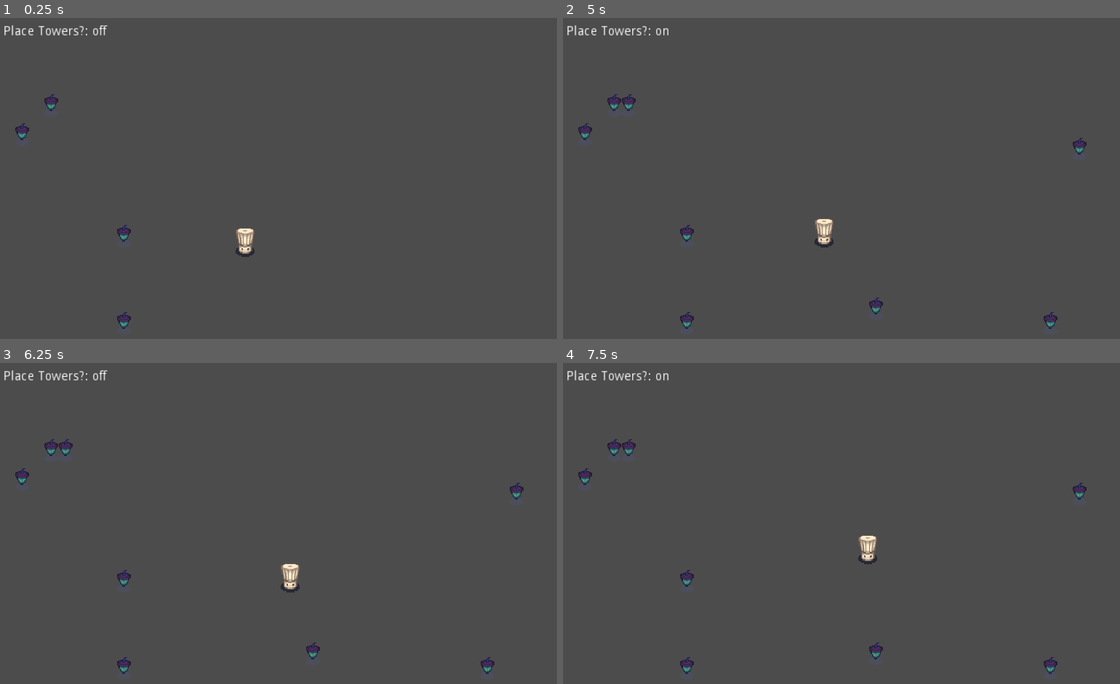
Above: before the commit, frames 1-4 (two rows, left to right).
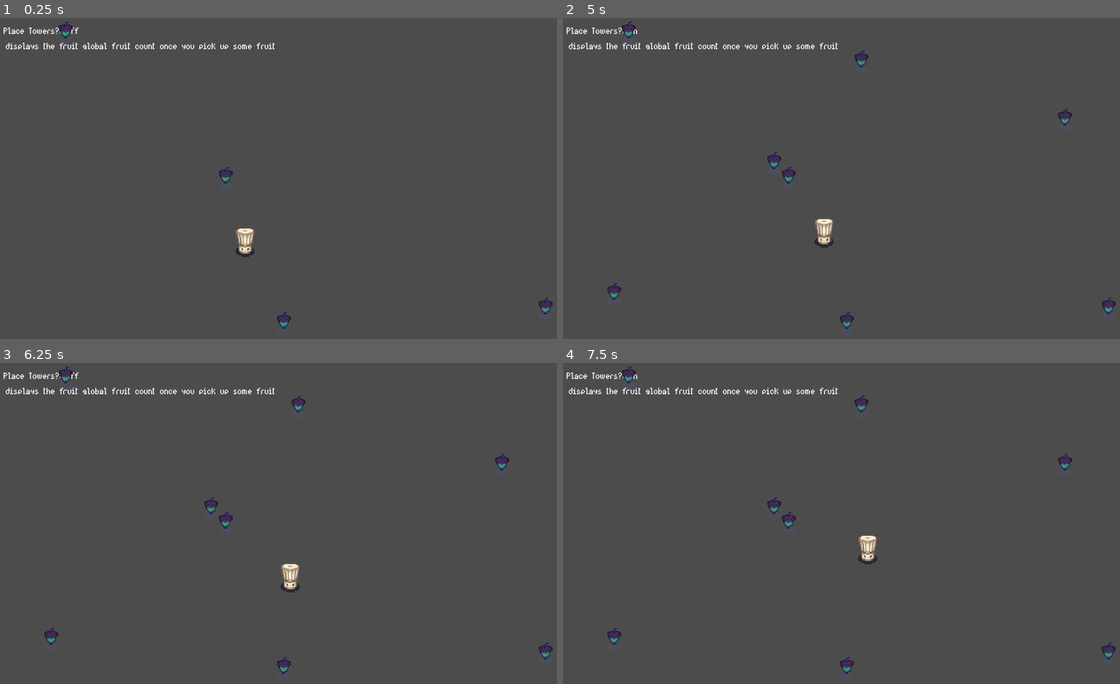
Above: after the commit, the same moments.

Repository: MageTrash/gdg-tangy-towers
Game: Godot game, scene res://Scenes/Maps/TestingScene.tscn
Same seed, same stepped clock (60 frames per second), same inputs: the game is played once before the commit and once after it.
Inputs:
- Up to frame 1 (0.25 s): no input
- Up to frame 2 (5 s): tap E at 0.5, 1.25, 1.35, 2, 2.75, 2.85, 3.5, 4.25, 4.35 s; hold D (move_right) 0.53-1.28 s; hold Shift (move_slow) 0.53-1.28 s; tap Space at 0.77, 1.52, 3.02, 3.77, 4.52 s; hold S (move_down) 1.28-2.03 s; hold D (move_right) 2.03-2.78 s; hold Shift (move_slow) 2.03-2.78 s; hold W (move_up) 2.78-3.53 s; hold Shift (move_slow) 3.53-4.28 s; hold A (move_left) from 3.53 s (still down)
- Up to frame 3 (6.25 s): release A (move_left) at 5.03 s; hold S (move_down) 5.03-5.78 s; hold Shift (move_slow) 5.03-5.78 s; hold D (move_right) from 5.78 s (still down); tap E at 5.85 s; tap Space at 6.02 s
- Up to frame 4 (7.5 s): release D (move_right) at 6.53 s; hold W (move_up) 6.53-7.28 s; hold Shift (move_slow) 6.53-7.28 s; tap Space at 6.77 s; hold D (move_right) from 7.28 s (still down); tap E at 7.35 s

The runs differ from the first frame. In frame 1, 1.3% of the frame differs, in the area x 0-100%, y 1-97%; in frame 2, 1.9%; in frame 3, 1.9%; in frame 4, 1.9%.

Commit message:
add a visual count for fruit counters

Diff:
--- a/src/Scenes/Maps/TestingScene.tscn
+++ b/src/Scenes/Maps/TestingScene.tscn
@@ -7,6 +7,8 @@
 [ext_resource path="res://Scenes/Objects/BaseTower.tscn" type="PackedScene" id=5]
 [ext_resource path="res://Scripts/TestingScene.gd" type="Script" id=6]
 [ext_resource path="res://Scripts/TestLabel.gd" type="Script" id=7]
+[ext_resource path="res://Scenes/UI/ShopTheme.tres" type="Theme" id=8]
+[ext_resource path="res://Scripts/DebugText.gd" type="Script" id=9]
 
 [sub_resource type="Curve2D" id=1]
 _data = {
@@ -69,7 +71,17 @@
 margin_top = 8.0
 margin_right = 101.0
 margin_bottom = 22.0
+theme = ExtResource( 8 )
 text = "Place Towers?: off"
 script = ExtResource( 7 )
 
+[node name="DebugText" type="Label" parent="."]
+margin_left = 6.0
+margin_top = 25.0
+margin_right = 342.0
+margin_bottom = 339.0
+theme = ExtResource( 8 )
+text = "displays the fruit global fruit count once you pick up some fruit"
+script = ExtResource( 9 )
+
 [editable path="TowerShop"]
--- /dev/null
+++ b/src/Scripts/DebugText.gd
@@ -0,0 +1,9 @@
+extends Label
+
+
+func _ready() -> void:
+	Global.connect("count_change", self, "fruit_updated")
+
+
+func fruit_updated(fruits) -> void:
+	text = str(fruits)
--- a/src/Scripts/Fruit.gd
+++ b/src/Scripts/Fruit.gd
@@ -5,6 +5,7 @@
 onready var area: Area2D = $PickupArea
 
 func _ready() -> void:
+	fruit_type = Global.randi_range(0, Global.fruit.size())
 	area.connect("body_entered", self, "on_area_entered")
 
 
--- a/src/Scripts/Global.gd
+++ b/src/Scripts/Global.gd
@@ -1,23 +1,30 @@
 extends Node
 # This is a global script, it is not attached to anything and can be accessed from any script
 
+# emit this signal with the count array every time it's changed
+signal count_change(count_array)
+
 # this list will change later
 enum fruit {
+	SPIRALINES,
 	NOIDFRUIT,
-	BANANA,
-	GRAPE,
+	POMEYES,
+	THORNFRUIT,
+	NEUTRAROOTS,
 }
 
-var enemy_speed_mod: float = 1.0
+var enemy_speed_mod : float = 1.0
+var player_speed_mod : float = 1.0
+var tower_fire_rate_mod
 
-onready var player: KinematicBody2D
-onready var map_path: Path2D
-onready var wave_timer: Timer = Timer.new()
-onready var enemy: PackedScene = preload("res://Scenes/Objects/BaseEnemy.tscn")
+onready var player : KinematicBody2D
+onready var map_path : Path2D
+onready var wave_timer : Timer = Timer.new()
+onready var enemy : PackedScene = preload("res://Scenes/Objects/BaseEnemy.tscn")
 
-onready var enemies_at_end: int = 0
+onready var enemies_at_end : int = 0
 # This boolean will state if fruit collect goes to the counter or active effect
-onready var in_wave: bool = true
+onready var in_wave : bool = false
 # This array will hold the counter for each fruit
 onready var fruit_counter = []
 
@@ -41,6 +48,7 @@
 		play_effect(fruit_type)
 	else:
 		fruit_counter[fruit_type] += 1
+		emit_signal("count_change", fruit_counter)
 
 
 func increment_enemies_counter() -> void:
@@ -63,10 +71,19 @@
 
 func play_effect(fruit_type: int) -> void:
 	match fruit_type:
+		fruit.SPIRALINES:
+			print("spiralines")
 		fruit.NOIDFRUIT:
-			Engine.time_scale = 2.0
-			yield(get_tree().create_timer(5),"timeout")
-			Engine.time_scale = 1.0
-		fruit.BANANA:
-			print("banana effect")
-		# etc. . .
+			print("noidfruit")
+		fruit.POMEYES:
+			print("pomeyes")
+		fruit.THORNFRUIT:
+			print("thornfruit")
+		fruit.NEUTRAROOTS:
+			print("neutraroots")
+
+
+# this is here so every script can use this function
+# e.g. randi_range(0, 5) will be a random integer 0, 1, 2, 3 or 4. 5 is excluded
+func randi_range(from: int, to: int) -> int:
+	return randi() % (to - from) + from
--- a/src/Scripts/Spawner.gd
+++ b/src/Scripts/Spawner.gd
@@ -41,7 +41,7 @@
 			if overload <= 0:
 				return
 			# get random tile and get it's world position then center it in the tile
-			var random_tile = list_of_tiles[randi_range(0, list_of_tiles.size())]
+			var random_tile = list_of_tiles[Global.randi_range(0, list_of_tiles.size())]
 			var world_pos: Vector2 = map_to_world(random_tile)
 			world_pos += cell_size/2
 			obj.position = world_pos
@@ -59,8 +59,3 @@
 		if collision.collider.is_in_group("Spawnable"):
 			return false
 	return true
-
-
-# e.g. randi_range(0, 5) will be a random integer 0, 1, 2, 3 or 4. 5 is excluded
-func randi_range(from: int, to: int) -> int:
-	return randi() % (to - from) + from
Not shown, added: src/Art n Music/Tilesets/basic paths temp.png.import
Not shown, added: src/Art n Music/Tilesets/ground tiles.png.import
Not shown: 1 places in src/Scenes/Maps/TestingScene.tscn that only renumber resources
